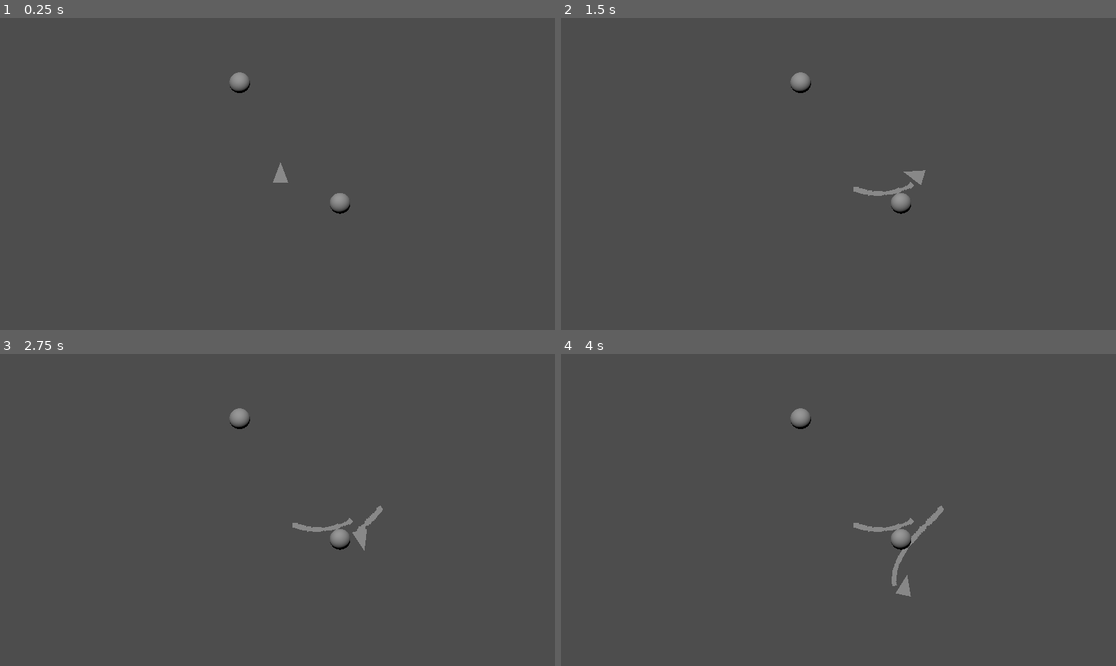
Above: before the commit, frames 1-4 (two rows, left to right).
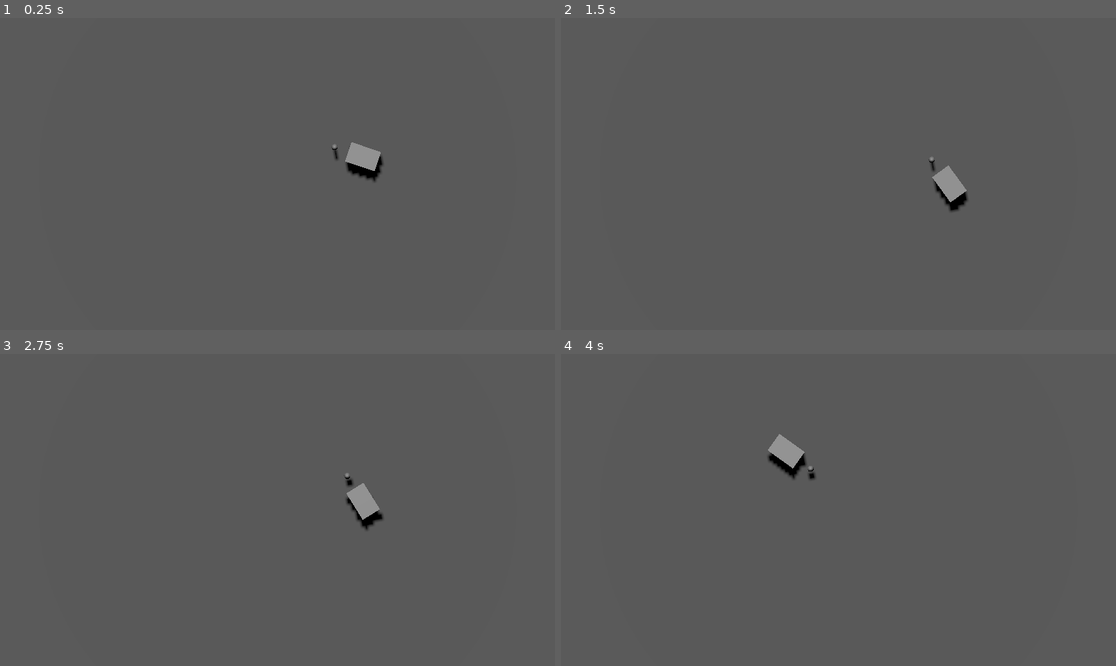
Above: after the commit, the same moments.

Repository: TheBlipBloop/gmtk-2025
Game: Godot game, scene res://scenes/playground-movement.tscn
The game is run twice, just before and just after one commit, with the same random seed, the same clock (stepped at 60 frames per second) and the same inputs. Before the commit the project starts from res://scenes/playground_mechanics.tscn.
Inputs (mouse positions are in pixels of both pictures, inside the frame that each line leads up to):
- Up to frame 1 (0.25 s): no input
- Up to frame 2 (1.5 s): move the mouse to (960, 158) at 0.52 s; hold Space (thrust) 0.53-1.28 s; hold A (rotate_ccw) 0.53-1.28 s; tap D (rotate_cw) at 0.8, 1.35 s; move the mouse to (727, 189) at 1.27 s
- Up to frame 3 (2.75 s): tap A (rotate_ccw) at 1.55 s; move the mouse to (333, 441) at 2.02 s; hold Space (thrust) from 2.03 s (still down); hold A (rotate_ccw) from 2.03 s (still down); tap D (rotate_cw) at 2.3 s
- Up to frame 4 (4 s): move the mouse to (810, 572) at 2.77 s; release A (rotate_ccw) at 2.78 s; tap D (rotate_cw) at 2.85, 3.8 s; tap A (rotate_ccw) at 3.05 s; move the mouse to (1005, 556) at 3.52 s; release Space (thrust) at 3.53 s; hold A (rotate_ccw) from 3.53 s (still down)

The runs differ from the first frame. In frame 1, 1.0% of the frame differs, in the area x 41-69%, y 17-63%; in frame 2, 1.1%; in frame 3, 1.1%; in frame 4, 1.4%, in the area x 37-69%, y 17-78%.

Commit message:
restarting :| its about cars now

Diff:
--- /dev/null
+++ b/materials/m_ground.tres
@@ -0,0 +1,5 @@
+[gd_resource type="StandardMaterial3D" format=3 uid="uid://x0vj76raoqna"]
+
+[resource]
+diffuse_mode = 3
+albedo_color = Color(0.332881, 0.332881, 0.332881, 1)
--- a/materials/mpp_pixelate.tres
+++ /dev/null
@@ -1,8 +0,0 @@
-[gd_resource type="ShaderMaterial" load_steps=2 format=3 uid="uid://cwvw3upanfc3j"]
-
-[ext_resource type="Shader" uid="uid://cq701pd1u43kd" path="res://shaders/pp_pixelate.gdshader" id="1_03jxs"]
-
-[resource]
-render_priority = 127
-shader = ExtResource("1_03jxs")
-shader_parameter/pixel_size = 5
--- a/prefabs/astriod.tscn
+++ /dev/null
@@ -1,14 +0,0 @@
-[gd_scene load_steps=3 format=3 uid="uid://cplkc5ltq78h8"]
-
-[ext_resource type="PackedScene" uid="uid://b68wgr25h6fbd" path="res://prefabs/gravity_zone.tscn" id="1_28k4l"]
-
-[sub_resource type="SphereMesh" id="SphereMesh_dqp3e"]
-
-[node name="Asteroid" type="Node3D"]
-
-[node name="GravityZone" parent="." instance=ExtResource("1_28k4l")]
-transform = Transform3D(8, 0, 0, 0, 8, 0, 0, 0, 8, 0, 0, 0)
-strength = 2.0
-
-[node name="MeshInstance3D" type="MeshInstance3D" parent="."]
-mesh = SubResource("SphereMesh_dqp3e")
--- a/prefabs/camera.tscn
+++ b/prefabs/camera.tscn
@@ -1,25 +1,12 @@
-[gd_scene load_steps=4 format=3 uid="uid://cssxlc3t7av3a"]
+[gd_scene load_steps=2 format=3 uid="uid://co4a2xheavkr1"]
 
-[ext_resource type="Script" uid="uid://c8v18iy7fenub" path="res://scripts/camera_mouse_helper.gd" id="1_6p8hw"]
-[ext_resource type="Material" uid="uid://cwvw3upanfc3j" path="res://materials/mpp_pixelate.tres" id="1_70n02"]
-
-[sub_resource type="QuadMesh" id="QuadMesh_a5oyu"]
-material = ExtResource("1_70n02")
-flip_faces = true
-size = Vector2(2, 2)
+[ext_resource type="Script" uid="uid://c8v18iy7fenub" path="res://scripts/camera_mouse_helper.gd" id="1_70n02"]
 
 [node name="Camera" type="Node3D"]
-transform = Transform3D(1, 0, 0, 0, -4.37114e-08, -1, 0, 1, -4.37114e-08, 0, 0, 0)
 
 [node name="Camera3D" type="Camera3D" parent="."]
 transform = Transform3D(-1, 0, -8.74228e-08, 0, 1, 0, 8.74228e-08, 0, -1, 0, 0, 0)
 projection = 1
-size = 15.0
+size = 10.0
 far = 500.0
-script = ExtResource("1_6p8hw")
-
-[node name="PP_Pixelate" type="MeshInstance3D" parent="Camera3D"]
-transform = Transform3D(1, 0, 0, 0, 1, 0, 0, 0, 1, 0, 0, -1.69633)
-visible = false
-extra_cull_margin = 16384.0
-mesh = SubResource("QuadMesh_a5oyu")
+script = ExtResource("1_70n02")
--- a/prefabs/gravity_zone.tscn
+++ /dev/null
@@ -1,15 +0,0 @@
-[gd_scene load_steps=3 format=3 uid="uid://b68wgr25h6fbd"]
-
-[ext_resource type="Script" uid="uid://e27wfflinw38" path="res://scripts/gravity.gd" id="1_m5rc2"]
-
-[sub_resource type="SphereShape3D" id="SphereShape3D_5ew0c"]
-
-[node name="GravityZone" type="Area3D"]
-script = ExtResource("1_m5rc2")
-strength = 3.0
-
-[node name="CollisionShape3D" type="CollisionShape3D" parent="."]
-shape = SubResource("SphereShape3D_5ew0c")
-
-[connection signal="body_entered" from="." to="." method="_on_body_entered"]
-[connection signal="body_exited" from="." to="." method="_on_body_exited"]
--- /dev/null
+++ b/prefabs/level_ground.tscn
@@ -0,0 +1,21 @@
+[gd_scene load_steps=4 format=3 uid="uid://b8g7aaadtxynw"]
+
+[ext_resource type="Material" uid="uid://x0vj76raoqna" path="res://materials/m_ground.tres" id="1_r64na"]
+
+[sub_resource type="BoxMesh" id="BoxMesh_4jd2x"]
+size = Vector3(25, 1, 25)
+
+[sub_resource type="BoxShape3D" id="BoxShape3D_r64na"]
+size = Vector3(25, 1, 25)
+
+[node name="LevelGround" type="Node3D"]
+
+[node name="Mesh" type="MeshInstance3D" parent="."]
+material_override = ExtResource("1_r64na")
+cast_shadow = 0
+mesh = SubResource("BoxMesh_4jd2x")
+
+[node name="Body" type="StaticBody3D" parent="."]
+
+[node name="BoxCollider" type="CollisionShape3D" parent="Body"]
+shape = SubResource("BoxShape3D_r64na")
--- a/prefabs/marker.tscn
+++ /dev/null
@@ -1,7 +0,0 @@
-[gd_scene load_steps=2 format=3 uid="uid://n53rov78opxe"]
-
-[sub_resource type="CylinderMesh" id="CylinderMesh_3m2aq"]
-
-[node name="Marker" type="MeshInstance3D"]
-transform = Transform3D(0.2, 0, 0, 0, 0.2, 0, 0, 0, 0.2, 0, 0, 0)
-mesh = SubResource("CylinderMesh_3m2aq")
--- a/prefabs/player.tscn
+++ b/prefabs/player.tscn
@@ -1,44 +1,34 @@
-[gd_scene load_steps=8 format=3 uid="uid://w2nk42ky7lom"]
+[gd_scene load_steps=6 format=3 uid="uid://cd80nyxr0flnu"]
 
-[ext_resource type="Script" uid="uid://b1ih08j57wy7u" path="res://scripts/ship_movement.gd" id="1_72ieh"]
-[ext_resource type="PackedScene" uid="uid://n53rov78opxe" path="res://prefabs/marker.tscn" id="2_1txc5"]
-[ext_resource type="PackedScene" uid="uid://by646ofkr6ube" path="res://prefabs/player_graphics.tscn" id="2_4dohe"]
-[ext_resource type="Script" uid="uid://cht1jfjii2sdi" path="res://scripts/loop_detector.gd" id="3_r66lb"]
+[ext_resource type="Script" uid="uid://drpnm8krb5vr2" path="res://scripts/car_movement.gd" id="1_4dohe"]
+[ext_resource type="Script" uid="uid://cht1jfjii2sdi" path="res://scripts/loop_detector.gd" id="2_4dohe"]
 
-[sub_resource type="SphereShape3D" id="SphereShape3D_72ieh"]
+[sub_resource type="BoxMesh" id="BoxMesh_fp3wc"]
+size = Vector3(0.65, 0.5, 1)
 
-[sub_resource type="ParticleProcessMaterial" id="ParticleProcessMaterial_r66lb"]
-gravity = Vector3(0, 0, 0)
-scale_min = 0.1
-scale_max = 0.25
+[sub_resource type="SphereMesh" id="SphereMesh_4dohe"]
+radius = 0.1
+height = 0.5
 
-[sub_resource type="QuadMesh" id="QuadMesh_r66lb"]
+[sub_resource type="SphereShape3D" id="SphereShape3D_4dohe"]
 
-[node name="Player" type="RigidBody3D" node_paths=PackedStringArray("looper_component", "thrust_particles")]
-physics_interpolation_mode = 1
-can_sleep = false
-continuous_cd = true
-script = ExtResource("1_72ieh")
-base_rotation_speed = 10.0
-boost_rotation_speed = 5.0
-looper_component = NodePath("LoopDetector")
-marker_node = ExtResource("2_1txc5")
-thrust_particles = NodePath("GPUParticles3D")
-metadata/_custom_type_script = "uid://b1ih08j57wy7u"
+[node name="Player" type="CharacterBody3D"]
+script = ExtResource("1_4dohe")
 
-[node name="CollisionShape3D" type="CollisionShape3D" parent="."]
-shape = SubResource("SphereShape3D_72ieh")
+[node name="Graphics" type="Node3D" parent="."]
 
-[node name="PlayerGraphics" parent="." instance=ExtResource("2_4dohe")]
+[node name="MeshInstance3D" type="MeshInstance3D" parent="Graphics"]
+mesh = SubResource("BoxMesh_fp3wc")
+
+[node name="Front" type="MeshInstance3D" parent="Graphics"]
+transform = Transform3D(1, 0, 0, 0, 1, 0, 0, 0, 1, 0, 0, 0.962465)
+mesh = SubResource("SphereMesh_4dohe")
+skeleton = NodePath("../MeshInstance3D")
+
+[node name="Collision" type="CollisionShape3D" parent="."]
+transform = Transform3D(0.999998, 0.00174533, -7.62907e-11, 0, -4.37114e-08, -1, -0.00174533, 0.999998, -4.37113e-08, 0, 0, 0)
+shape = SubResource("SphereShape3D_4dohe")
 
 [node name="LoopDetector" type="Node" parent="."]
-script = ExtResource("3_r66lb")
+script = ExtResource("2_4dohe")
 metadata/_custom_type_script = "uid://cht1jfjii2sdi"
-
-[node name="GPUParticles3D" type="GPUParticles3D" parent="."]
-transform = Transform3D(1, 0, 0, 0, -4.37114e-08, 1, 0, -1, -4.37114e-08, 0, -1.5438e-08, -0.353181)
-amount = 256
-lifetime = 5.0
-visibility_aabb = AABB(-25, -4, -25, 25, 8, 25)
-process_material = SubResource("ParticleProcessMaterial_r66lb")
-draw_pass_1 = SubResource("QuadMesh_r66lb")
--- a/prefabs/player_graphics.tscn
+++ /dev/null
@@ -1,9 +0,0 @@
-[gd_scene load_steps=2 format=3 uid="uid://by646ofkr6ube"]
-
-[sub_resource type="PrismMesh" id="PrismMesh_72ieh"]
-
-[node name="PlayerGraphics" type="Node3D"]
-
-[node name="MeshInstance3D" type="MeshInstance3D" parent="."]
-transform = Transform3D(0.75, 0, 0, 0, -4.37114e-08, -0.25, 0, 1, -1.09278e-08, 0, -6.23166e-09, 0.142564)
-mesh = SubResource("PrismMesh_72ieh")
--- a/project.godot
+++ b/project.godot
@@ -10,25 +10,17 @@
 
 [application]
 
-config/name="gtmk-2025"
-run/main_scene="uid://b45cq62d8qy71"
-config/features=PackedStringArray("4.4", "Mobile")
+config/name="gtmk-2025-redux"
+run/main_scene="uid://bb62hhg8gj7wb"
+config/features=PackedStringArray("4.4", "GL Compatibility")
 config/icon="res://icon.svg"
-
-[display]
-
-window/vsync/vsync_mode=2
-
-[dotnet]
-
-project/assembly_name="gtmk-2025"
 
 [input]
 
 rotate_cw={
 "deadzone": 0.2,
-"events": [Object(InputEventKey,"resource_local_to_scene":fa …(140 unchanged characters)… d":false,"keycode":0,"physical_keycode":4194321,"key_label":0,"unicode":0,"location":0,"echo":false,"script":null)
-, Object(InputEventKey,"resource_local_to_scene":false,"reso …(131 unchanged characters)… d":false,"keycode":0,"physical_keycode":68,"key_label":0,"unicode":100,"location":0,"echo":false,"script":null)
+"events": [Object(InputEventKey,"resource_local_to_scene":fa …(140 unchanged characters)… d":false,"keycode":0,"physical_keycode":68,"key_label":0,"unicode":100,"location":0,"echo":false,"script":null)
+, Object(InputEventKey,"resource_local_to_scene":false,"reso …(131 unchanged characters)… d":false,"keycode":0,"physical_keycode":4194321,"key_label":0,"unicode":0,"location":0,"echo":false,"script":null)
 ]
 }
 rotate_ccw={
@@ -40,14 +32,12 @@
 thrust={
 "deadzone": 0.2,
 "events": [Object(InputEventKey,"resource_local_to_scene":false,"resource_name":"","device":-1,"window_id":0,"alt_press …(191 unchanged characters)…
+, Object(InputEventKey,"resource_local_to_scene":false,"resource_name":"","device":-1,"window_id":0,"alt_pressed":false,"shift_pressed":false,"ctrl_pressed":false,"meta_pressed":false,"pressed":false,"keycode":0,"physical_keycode":4194325,"key_label":0,"unicode":0,"location":0,"echo":false,"script":null)
+, Object(InputEventMouseButton,"resource_local_to_scene":false,"resource_name":"","device":-1,"window_id":0,"alt_pressed":false,"shift_pressed":false,"ctrl_pressed":false,"meta_pressed":false,"button_mask":0,"position":Vector2(0, 0),"global_position":Vector2(0, 0),"factor":1.0,"button_index":1,"canceled":false,"pressed":false,"double_click":false,"script":null)
 ]
 }
 
-[physics]
-
-3d/default_gravity=0.0
-3d/default_gravity_vector=Vector3(0, 0, 0)
-
 [rendering]
 
-renderer/rendering_method="mobile"
+renderer/rendering_method="gl_compatibility"
+renderer/rendering_method.mobile="gl_compatibility"
--- /dev/null
+++ b/scenes/main-scene.tscn
@@ -0,0 +1,3 @@
+[gd_scene format=3 uid="uid://b7j82ihxrk4y1"]
+
+[node name="Main-scene" type="Node3D"]
--- /dev/null
+++ b/scenes/playground-movement.tscn
@@ -0,0 +1,21 @@
+[gd_scene load_steps=4 format=3 uid="uid://bb62hhg8gj7wb"]
+
+[ext_resource type="PackedScene" uid="uid://b8g7aaadtxynw" path="res://prefabs/level_ground.tscn" id="1_l5ymf"]
+[ext_resource type="PackedScene" uid="uid://cd80nyxr0flnu" path="res://prefabs/player.tscn" id="2_624wi"]
+[ext_resource type="PackedScene" uid="uid://co4a2xheavkr1" path="res://prefabs/camera.tscn" id="3_6018j"]
+
+[node name="Main-scene" type="Node3D"]
+
+[node name="LevelGround" parent="." instance=ExtResource("1_l5ymf")]
+transform = Transform3D(1, 0, 0, 0, 1, 0, 0, 0, 1, 0, -0.5, 0)
+
+[node name="Player" parent="." instance=ExtResource("2_624wi")]
+transform = Transform3D(1, 0, 0, 0, 1, 0, 0, 0, 1, -2.74262, 0.76247, 0.554415)
+active_drag = 1.0
+
+[node name="Camera" parent="." instance=ExtResource("3_6018j")]
+transform = Transform3D(1, 0, 0, 0, -4.37114e-08, -1, 0, 1, -4.37114e-08, 0, 10, 0)
+
+[node name="DirectionalLight3D" type="DirectionalLight3D" parent="."]
+transform = Transform3D(0.982535, -0.172145, 0.0706476, 0, 0.379666, 0.925124, -0.186078, -0.908966, 0.373035, 0, 0, 0)
+shadow_enabled = true
--- a/scenes/playground_graphics.tscn
+++ /dev/null
@@ -1,47 +0,0 @@
-[gd_scene load_steps=7 format=3 uid="uid://tapvcu600v6t"]
-
-[ext_resource type="PackedScene" uid="uid://cssxlc3t7av3a" path="res://prefabs/camera.tscn" id="1_7qv6m"]
-
-[sub_resource type="BoxMesh" id="BoxMesh_a5oyu"]
-
-[sub_resource type="StandardMaterial3D" id="StandardMaterial3D_g7g4h"]
-shading_mode = 0
-albedo_color = Color(1, 1, 0.568627, 1)
-
-[sub_resource type="CapsuleMesh" id="CapsuleMesh_g7g4h"]
-
-[sub_resource type="Environment" id="Environment_g7g4h"]
-glow_enabled = true
-glow_normalized = true
-glow_intensity = 1.0
-glow_bloom = 1.0
-glow_blend_mode = 1
-
-[sub_resource type="CameraAttributesPractical" id="CameraAttributesPractical_g7g4h"]
-dof_blur_far_distance = 25.0
-dof_blur_near_distance = 0.22
-dof_blur_near_transition = 0.5
-
-[node name="test_scene" type="Node3D"]
-
-[node name="MeshInstance3D" type="MeshInstance3D" parent="."]
-mesh = SubResource("BoxMesh_a5oyu")
-
-[node name="MeshInstance3D3" type="MeshInstance3D" parent="."]
-transform = Transform3D(1, 0, 0, 0, 1, 0, 0, 0, 1, 0, 1.18117, 0)
-material_override = SubResource("StandardMaterial3D_g7g4h")
-mesh = SubResource("BoxMesh_a5oyu")
-
-[node name="Camera3D" parent="." instance=ExtResource("1_7qv6m")]
-transform = Transform3D(0.707107, 0.316614, 0.632263, 0, 0.894155, -0.447759, -0.707107, 0.316614, 0.632263, -8.58263, 6.07809, -8.58263)
-
-[node name="MeshInstance3D2" type="MeshInstance3D" parent="."]
-transform = Transform3D(1, 0, 0, 0, 1, 0, 0, 0, 1, 0, 0, 1.48994)
-mesh = SubResource("CapsuleMesh_g7g4h")
-
-[node name="DirectionalLight3D" type="DirectionalLight3D" parent="."]
-transform = Transform3D(0.183093, 0.685429, -0.704744, -0.661243, 0.616336, 0.427654, 0.727485, 0.387706, 0.566082, 0, 0.185246, -0.0564571)
-
-[node name="WorldEnvironment" type="WorldEnvironment" parent="."]
-environment = SubResource("Environment_g7g4h")
-camera_attributes = SubResource("CameraAttributesPractical_g7g4h")
--- a/scenes/playground_mechanics.tscn
+++ /dev/null
@@ -1,26 +0,0 @@
-[gd_scene load_steps=4 format=3 uid="uid://b45cq62d8qy71"]
-
-[ext_resource type="PackedScene" uid="uid://w2nk42ky7lom" path="res://prefabs/player.tscn" id="1_7jw03"]
-[ext_resource type="PackedScene" uid="uid://cssxlc3t7av3a" path="res://prefabs/camera.tscn" id="2_bixks"]
-[ext_resource type="PackedScene" uid="uid://cplkc5ltq78h8" path="res://prefabs/astriod.tscn" id="3_dut4i"]
-
-[node name="PlaygroundMechanics" type="Node3D"]
-
-[node name="Player" parent="." instance=ExtResource("1_7jw03")]
-angular_damp = 1.0
-base_slow_down_speed = 0.2
-base_move_speed = 0.1
-boost_move_speed = 1.75
-loop_boost_speed = 3.5
-
-[node name="Camera" parent="." instance=ExtResource("2_bixks")]
-transform = Transform3D(1, 0, 0, 0, -4.37114e-08, -1, 0, 1, -4.37114e-08, 0, 15, 0)
-
-[node name="DirectionalLight3D" type="DirectionalLight3D" parent="."]
-transform = Transform3D(0.988393, 0, 0.151916, -0.125314, 0.565298, 0.815312, -0.0858781, -0.824887, 0.558737, 0, 0, 0)
-
-[node name="Asteroid" parent="." instance=ExtResource("3_dut4i")]
-transform = Transform3D(1, 0, 0, 0, 1, 0, 0, 0, 1, -3.00744, -2.38419e-07, -1.4068)
-
-[node name="Asteroid2" parent="." instance=ExtResource("3_dut4i")]
-transform = Transform3D(1, 0, 0, 0, 1, 0, 0, 0, 1, 1.82149, 0, 4.38741)
--- a/scripts/camera_mouse_helper.gd
+++ b/scripts/camera_mouse_helper.gd
@@ -6,4 +6,4 @@
 # Called every frame. 'delta' is the elapsed time since the previous frame.
 func _process(delta: float) -> void:
 	var a = project_position(get_viewport().get_mouse_position(), 1.0)
-	mouse_position = Vector2(a.x, a.y)
+	mouse_position = Vector2(a.x, a.z)
--- /dev/null
+++ b/scripts/car_movement.gd
@@ -0,0 +1,59 @@
+extends CharacterBody3D
+
+class_name CarMovement
+
+@export var acceleration = 5.0
+@export var steer_speed = 5.0
+@export var min_turn_speed = 0.5
+@export var active_drag = 2.0
+@export var drag = 5.0
+
+var m_rotation = 0
+var m_drift_speed_boost : float = 0
+var m_boost_speed_scalar : float = 0
+
+var m_input_accelerate : bool = false
+var m_input_rotation : float = 0.0 # sign + => cw; sign - => ccw
+var m_input_mouse_position : Vector3
+
+# Called when the node enters the scene tree for the first time.
+func _ready() -> void:
+	pass # Replace with function body.
+
+func _get_input():
+	m_input_rotation = Input.get_axis("rotate_ccw", "rotate_cw")
+	m_input_accelerate = Input.is_action_pressed("thrust")
+	m_input_mouse_position = Vector3(CameraMouseHelper.mouse_position.x, 0.0, CameraMouseHelper.mouse_position.y)
+
+	var position_flat : Vector3 = Vector3(global_position.x, 0 , global_position.z)
+	var dir = position_flat.direction_to(m_input_mouse_position)
+	m_rotation = atan2(dir.x, dir.z)
+
+
+# Called every frame. 'delta' is the elapsed time since the previous frame.
+func _process(delta: float) -> void:
+	_get_input()
+
+func _physics_process(delta: float) -> void:
+	rotation.y = lerp_angle(rotation.y, m_rotation, steer_speed * delta)
+
+	if m_input_accelerate:
+		velocity = velocity.move_toward(Vector3.ZERO, active_drag * delta)
+		velocity += global_basis.z * acceleration * delta
+	else:
+		velocity = velocity.move_toward(Vector3.ZERO, drag  * delta)
+
+	# drift force
+	if velocity.dot(basis.z) < 0.65 and m_input_accelerate:
+		var force = max(acceleration, velocity.length())
+		velocity += basis.z * force * delta * m_drift_speed_boost;
+		m_drift_speed_boost += delta
+	else:
+		m_drift_speed_boost = move_toward(m_drift_speed_boost, 1.1, delta)
+
+	move_and_slide();
+	#if m_input_accelerate:
+		#apply_central_force(global_basis.z * acceleration * delta)
+
+	#if abs(m_input_rotation) > 0.5 and linear_velocity.length() > min_turn_speed:
+		#angular_velocity += Vector3.UP * steer_speed * -m_input_rotation * delta
--- /dev/null
+++ b/scripts/movement_old.gd
@@ -0,0 +1,84 @@
+extends RigidBody3D
+
+class_name Movement
+
+@export var camera : Camera3D;
+
+# Base movement speeds
+@export var base_rotation_speed : float = 3.0;
+@export var base_move_speed : float = 3;
+
+@export var base_drag : float = 5;
+@export var base_angular_drag : float = 51;
+
+@export var wheel_heading : Vector3;
+# Boosted movement speeds
+#@export var boost_rotation_speed : float = 2.5;
+#@export var boost_move_speed : float = 1.75;
+
+@export var loop_boost_speed : float = 3.5;
+
+@export var looper_component : LoopDetector;
+@export var marker_node : PackedScene;
+@export var thrust_particles : GPUParticles3D
+
+
+var m_drift_speed_boost : float = 0
+var m_boost_speed_scalar : float = 0
+var m_input_rotation : float = 0.0 # sign + => cw; sign - => ccw
+var m_input_boosting : bool = false
+
+# Called when the node enters the scene tree for the first time.
+func _ready() -> void:
+	pass # Replace with function body.
+
+# Called every frame. 'delta' is the elapsed time since the previous frame.
+func _process(delta: float) -> void:
+	m_input_rotation = 0
+
+	#var positionflat = Vector2(global_position.x, global_position.z)
+	#m_input_rotation = CameraMouseHelper.mouse_position.angle_to(positionflat)
+	#m_input_rotation = clampf(m_input_rotation, -1, 1)
+	if Input.is_action_pressed("rotate_cw"):
+		m_input_rotation += 1
+	if Input.is_action_pressed("rotate_ccw"):
+		m_input_rotation -= 1
+	m_input_boosting = Input.is_action_pressed("thrust")
+
+	if m_input_boosting:
+		looper_component.record_position(Vector2(global_position.x, global_position.z))
+	else:
+		looper_component.reset_positions()
+
+	if looper_component.is_loop_complete(Vector2(global_position.x, global_position.z)):
+		looper_component.reset_positions()
+		_boost()
+
+func _boost():
+	linear_velocity = basis.z * loop_boost_speed
+	angular_velocity = Vector3.ZERO
+
+func _physics_process(delta: float) -> void:
+	angular_velocity += Vector3.UP * m_input_rotation * -_get_rotation_speed() * delta;
+
+	if m_input_boosting:
+		linear_velocity += basis.z * _get_move_speed() * delta;
+
+	# drift force
+	if linear_velocity.dot(basis.z) < 0.0 and m_input_boosting:
+		var force = max(_get_move_speed(), linear_velocity.length())
+		linear_velocity += basis.z * force * delta * m_drift_speed_boost;
+		m_drift_speed_boost += delta / 4
+	else:
+		m_drift_speed_boost = 1.1
+
+	if not m_input_boosting:
+		linear_velocity = linear_velocity.move_toward(Vector3.ZERO, delta * base_drag);
+	if abs(m_input_rotation) < 0.1:
+		angular_velocity = angular_velocity.move_toward(Vector3.ZERO, delta * base_angular_drag);
+
+func _get_rotation_speed() -> float:
+	return base_rotation_speed;
+
+func _get_move_speed() -> float:
+	return base_move_speed
--- a/scripts/ship_movement.gd
+++ /dev/null
@@ -1,92 +0,0 @@
-extends RigidBody3D
-
-class_name Movement
-
-@export var camera : Camera3D;
-
-@export var base_slow_down_speed : float = 0.2;
-
-# Base movement speeds
-@export var base_rotation_speed : float = 5.0;
-@export var base_move_speed : float = 0.1;
-
-# Boosted movement speeds
-@export var boost_rotation_speed : float = 2.5;
-@export var boost_move_speed : float = 1.75;
-
-@export var loop_boost_speed : float = 3.5;
-
-@export var looper_component : LoopDetector;
-@export var marker_node : PackedScene;
-@export var thrust_particles : GPUParticles3D
-
-
-var m_drift_speed_boost : float = 0
-var m_boost_speed_scalar : float = 0
-var m_input_rotation : float = 0.0 # sign + => cw; sign - => ccw
-var m_input_boosting : bool = false
-
-# Called when the node enters the scene tree for the first time.
-func _ready() -> void:
-	pass # Replace with function body.
-
-# Called every frame. 'delta' is the elapsed time since the previous frame.
-func _process(delta: float) -> void:
-	m_input_rotation = 0
-
-	#var positionflat = Vector2(global_position.x, global_position.z)
-	#m_input_rotation = CameraMouseHelper.mouse_position.angle_to(positionflat)
-	#m_input_rotation = clampf(m_input_rotation, -1, 1)
-	if Input.is_action_pressed("rotate_cw"):
-		m_input_rotation += 1
-	if Input.is_action_pressed("rotate_ccw"):
-		m_input_rotation -= 1
-	m_input_boosting = Input.is_action_pressed("thrust")
-
-	if m_input_boosting:
-		thrust_particles.amount_ratio = 1;
-		looper_component.record_position(Vector2(global_position.x, global_position.z))
-	else:
-		thrust_particles.amount_ratio = 0;
-
-		looper_component.reset_positions()
-
-	if looper_component.is_loop_complete(Vector2(global_position.x, global_position.z)):
-		var center : Vector2 = looper_component.get_loop_center()
-		var a = marker_node.instantiate() as Node3D
-		get_tree().root.add_child(a)
-
-		a.global_position = Vector3(center.x, 0.0, center.y)
-
-		looper_component.reset_positions()
-		print("loop complete");
-		_boost()
-
-func _boost():
-	linear_velocity += basis.z * loop_boost_speed
-	angular_velocity = Vector3.ZERO
-
-func _physics_process(delta: float) -> void:
-	angular_velocity += Vector3.UP * m_input_rotation * -_get_rotation_speed() * delta;
-	linear_velocity += basis.z * _get_move_speed() * delta;
-
-	# drift force
-	if linear_velocity.dot(basis.z) < 0.0 and m_input_boosting:
-		var force = max(_get_move_speed(), linear_velocity.length())
-		linear_velocity += basis.z * force * delta * m_drift_speed_boost;
-		m_drift_speed_boost += delta / 4
-	else:
-		m_drift_speed_boost = 1.1
-
-	if not m_input_boosting:
-		linear_velocity = linear_velocity.move_toward(Vector3.ZERO, delta * base_slow_down_speed);
-
-func _get_rotation_speed() -> float:
-	if (m_input_boosting):
-		return boost_rotation_speed
-	return base_rotation_speed;
-
-func _get_move_speed() -> float:
-	if (m_input_boosting):
-		return boost_move_speed
-	return base_move_speed
Not shown, removed: builds/index.apple-touch-icon.png.import
Not shown, removed: builds/index.icon.png.import
Not shown, removed: builds/index.png.import
Not shown, removed: raw-meshes/models.blend.import
Not shown, added: scripts/car_movement.gd.uid
Renamed: scripts/ship_movement.gd.uid -> scripts/movement_old.gd.uid
Not shown, changed: builds/builds.zip
Not shown, removed: builds/index.apple-touch-icon.png
Not shown, removed: builds/index.audio.position.worklet.js
Not shown, removed: builds/index.audio.worklet.js
Not shown, removed: builds/index.icon.png
Not shown, removed: builds/index.pck
(and 6 more such lines)
